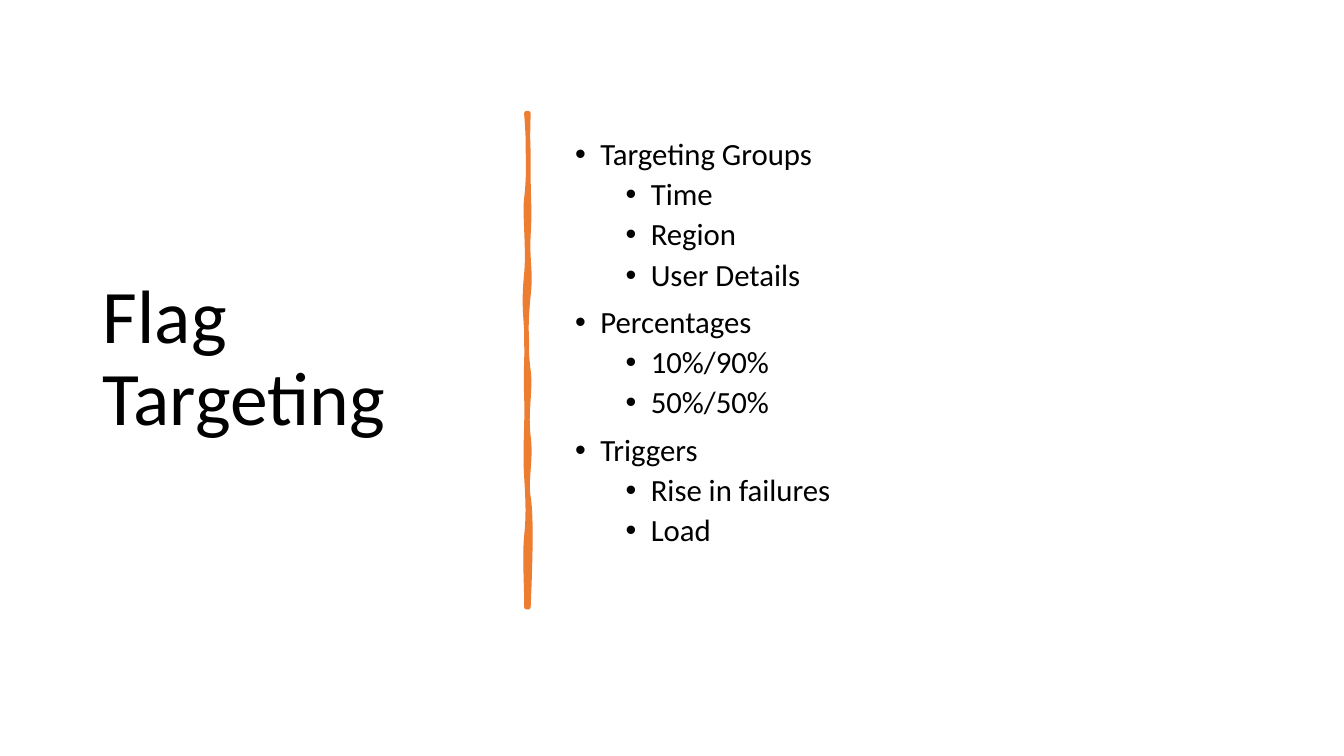
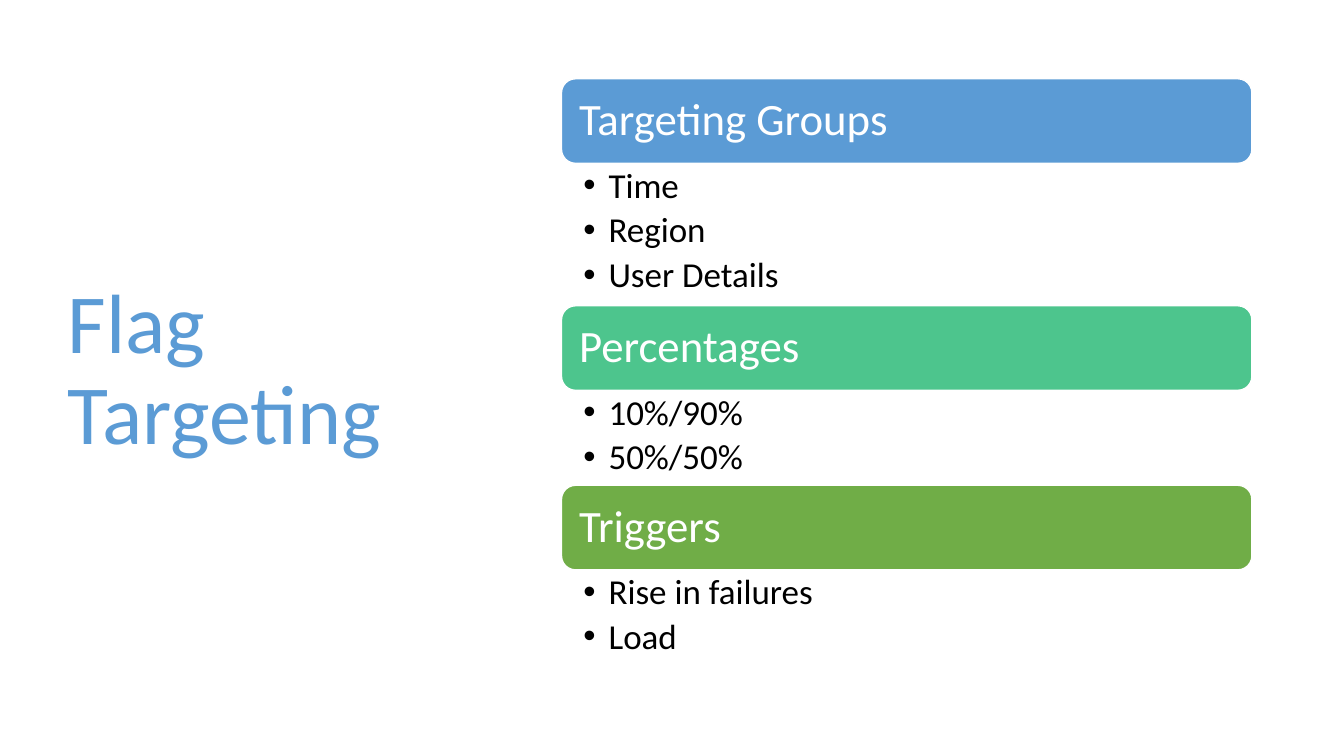
Before and after one commit to codebytes/feature-flags, a slide deck: slide 17 of Feature Flags.pptx (slide 20 before the commit). Drawn at 1344x756 pixels with LibreOffice and Linux fonts; fonts in the diff are those of the drawing. Boxes give left, top, right and bottom in pixels: in the first picture for what was removed or moved away, otherwise in the second. Text is boxed around its words. In the diff, an @@ line names an element or a change of style, - is before the commit and + after.

```diff
--- a/Feature Flags.pptx
+++ b/Feature Flags.pptx
@@ title "Flag Targeting" moved from (x1=103, y1=290, x2=385, y2=438) to (x1=68, y1=294, x2=381, y2=459) @@
@@ title "Flag Targeting" at (x1=68, y1=294, x2=381, y2=459): size 54 to 60 pt, text colour #000000 to #5B9BD5 @@
@@ freeform shape removed at (x1=526, y1=113, x2=528, y2=607) @@
@@ text removed at (x1=600, y1=143, x2=830, y2=542) @@
-• Targeting Groups
-  • Time
-  • Region
-  • User Details
-• Percentages
-  • 10%/90%
-  • 50%/50%
-• Triggers
-  • Rise in failures
-  • Load
@@ group added at (x1=562, y1=79, x2=1252, y2=650): 6 texts, 3 rounded rectangles @@
+Targeting Groups
+  • Time
+  • Region
+  • User Details
+Percentages
+  • 10%/90%
+  • 50%/50%
+Triggers
+  • Rise in failures
+  • Load
```
Also in this commit, not shown: 6 other slides changed, 3 slides removed.
